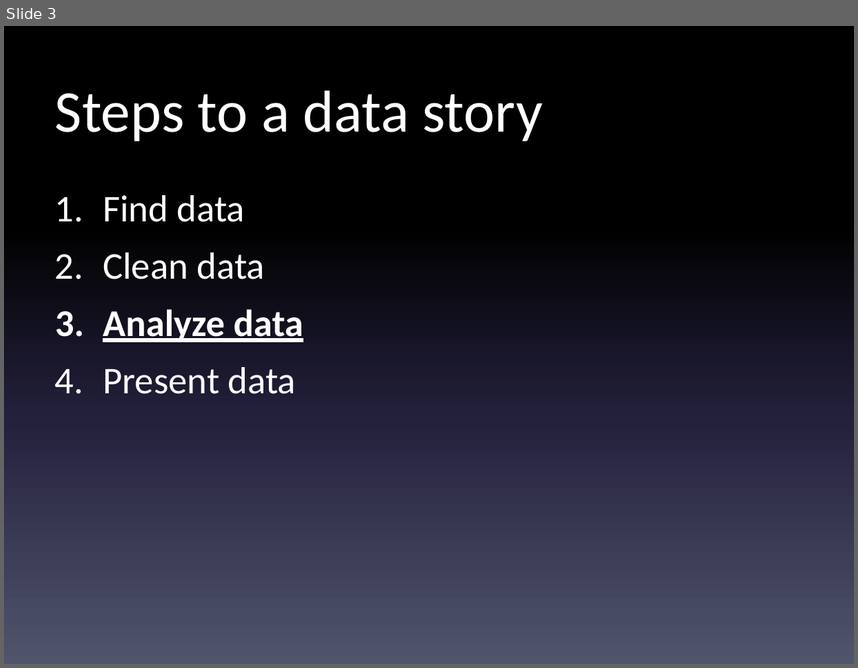
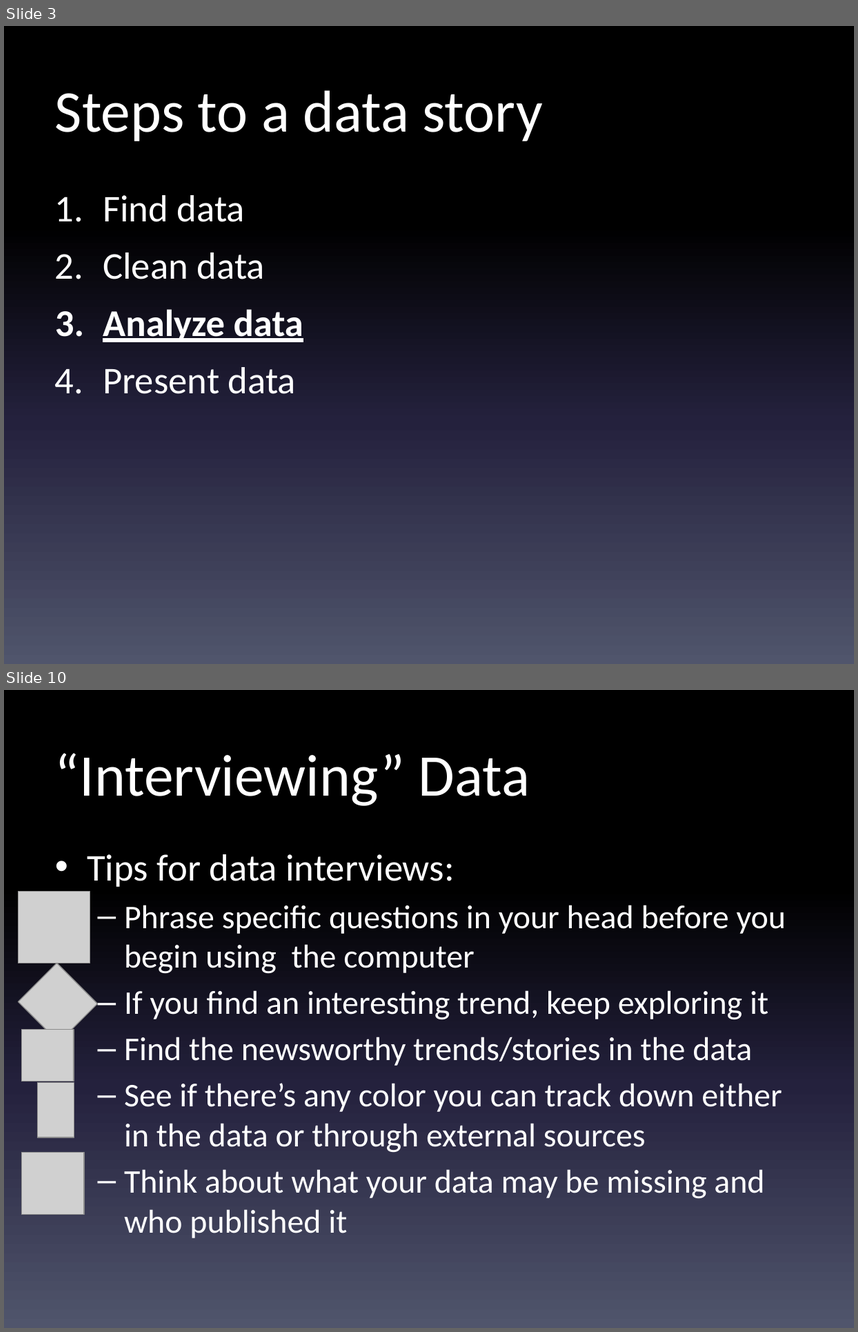
Before and after one commit to shmcminn/digitalframeworks-spring19, a slide deck: class5/digitalframeworks-5.pptx. Shown one above the other, each under a label of ours: slide 3 before the commit, slides 3 and 10 after it; the slides between them are not shown. The pictures are 858x668 and 858x1332 pixels, drawn with LibreOffice and Linux fonts; fonts in the diff are those of the drawing; grey boxes stand for pictures. Boxes give left, top, right and bottom in pixels: in the first picture for what was removed or moved away, otherwise in the second. Text is boxed around its words. In the diff, an @@ line names an element or a change of style, - is before the commit and + after.

```diff
--- a/class5/digitalframeworks-5.pptx
+++ b/class5/digitalframeworks-5.pptx
@@ slide 10 added at [4, 690, 854, 1328], background gradient #000000 to #24213E to #51566D @@
@@ title added at [55, 753, 530, 806], 50 pt, text #FFFFFF @@
+“Interviewing” Data
@@ text added at [87, 854, 786, 1238], 28 pt, text #FFFFFF @@
+• Tips for data interviews:
+  – Phrase specific questions in your head before you begin using the computer
+  – If you find an interesting trend, keep exploring it
+  – Find the newsworthy trends/stories in the data
+  – See if there’s any color you can track down either in the data or through external sources
+  – Think about what your data may be missing and who published it
@@ picture added at [18, 891, 90, 963] @@
@@ picture added at [18, 963, 98, 1042] @@
@@ picture added at [22, 1029, 74, 1081] @@
@@ picture added at [37, 1082, 74, 1137] @@
@@ picture added at [22, 1152, 84, 1214] @@
```
Also in this commit, not shown: 1 slide changed, 14 other slides added, 6 other files.
